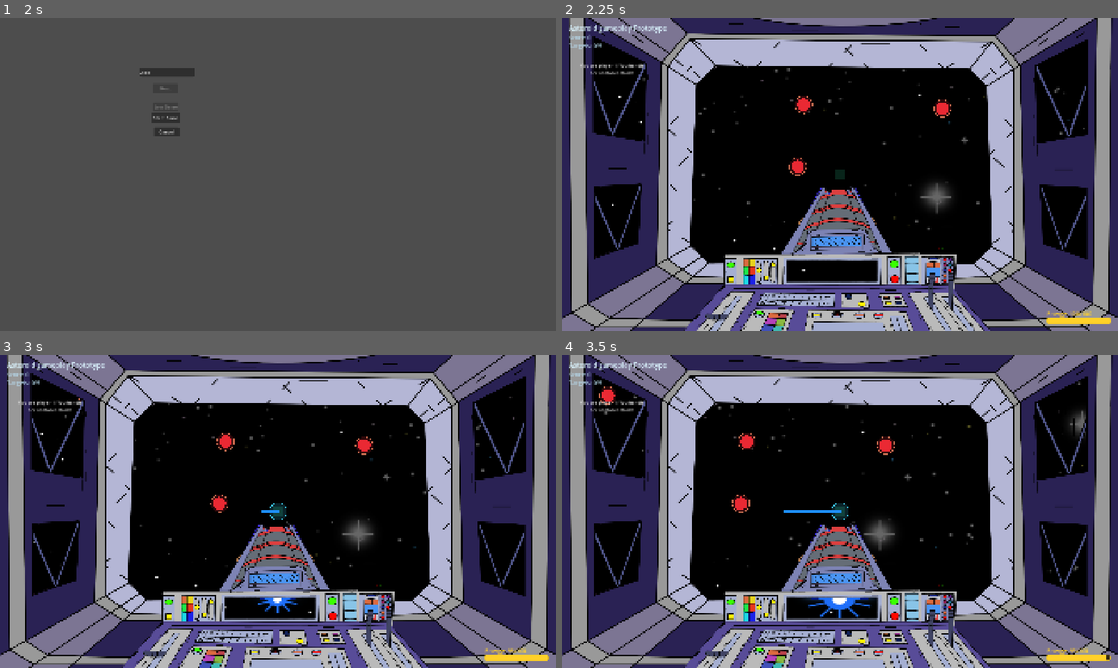
Above: before the commit, frames 1-4 (two rows, left to right).
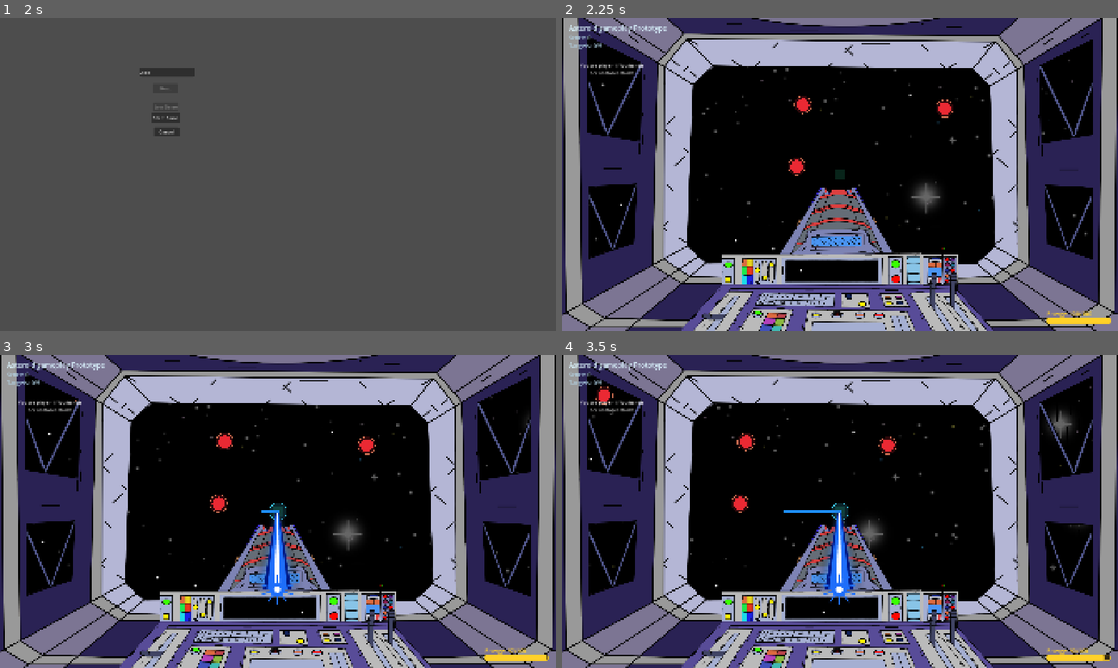
Above: after the commit, the same moments.

Repository: Spudoku/orbital-defense
Game: Godot game, scene res://scenes/control.tscn
Two runs of this game, one before a commit and one after it. Both use one fixed random seed, a clock stepped at 60 frames per second and the inputs below.
Inputs (mouse positions are in pixels of both pictures, inside the frame that each line leads up to):
- Up to frame 1 (2 s): click (166, 71) at 0.52 s; type "Alex" at 0.6 s; click "Host" at 1.25 s
- Up to frame 2 (2.25 s): click "Start Game" at 2 s
- Up to frame 3 (3 s): tap Enter at 2.75 s; hold Right (move_right) from 2.78 s (still down); hold Space from 2.78 s (still down)
- Up to frame 4 (3.5 s): keep holding Right (move_right); keep holding Space

Frame 1 is identical in both runs. In frame 2, 19% of the frame differs, in the area x 0-100%, y 0-100%; in frame 3, 21%; in frame 4, 21%.

Commit message:
semi functional animation thats not behind main

Diff:
--- a/scenes/control.tscn
+++ b/scenes/control.tscn
@@ -11,6 +11,7 @@
 grow_horizontal = 2
 grow_vertical = 2
 script = ExtResource("1_sjmnu")
+testingType = 1
 gameScene = ExtResource("2_r67kn")
 
 [node name="RoomCode" type="LineEdit" parent="." unique_id=1747149072]
--- a/scenes/cursor.tscn
+++ b/scenes/cursor.tscn
@@ -5,27 +5,27 @@
 
 [sub_resource type="AtlasTexture" id="AtlasTexture_ndevg"]
 atlas = ExtResource("2_s0nli")
-region = Rect2(1152, 0, 128, 256)
+region = Rect2(1024, 0, 128, 256)
 
 [sub_resource type="AtlasTexture" id="AtlasTexture_n5qf0"]
 atlas = ExtResource("2_s0nli")
-region = Rect2(1280, 0, 128, 256)
+region = Rect2(1152, 0, 128, 256)
 
 [sub_resource type="AtlasTexture" id="AtlasTexture_pey64"]
 atlas = ExtResource("2_s0nli")
-region = Rect2(1408, 0, 128, 256)
+region = Rect2(1280, 0, 128, 256)
 
 [sub_resource type="AtlasTexture" id="AtlasTexture_xjntw"]
 atlas = ExtResource("2_s0nli")
-region = Rect2(768, 0, 128, 256)
+region = Rect2(1408, 0, 128, 256)
 
 [sub_resource type="AtlasTexture" id="AtlasTexture_xl2q8"]
 atlas = ExtResource("2_s0nli")
-region = Rect2(896, 0, 128, 256)
+region = Rect2(768, 0, 128, 256)
 
 [sub_resource type="AtlasTexture" id="AtlasTexture_km28a"]
 atlas = ExtResource("2_s0nli")
-region = Rect2(1024, 0, 128, 256)
+region = Rect2(896, 0, 128, 256)
 
 [sub_resource type="AtlasTexture" id="AtlasTexture_snjn8"]
 atlas = ExtResource("2_s0nli")
@@ -51,7 +51,7 @@
 atlas = ExtResource("2_s0nli")
 region = Rect2(640, 0, 128, 256)
 
-[sub_resource type="SpriteFrames" id="SpriteFrames_1eco6"]
+[sub_resource type="SpriteFrames" id="SpriteFrames_w4aas"]
 animations = [{
 "frames": [{
 "duration": 1.0,
@@ -62,15 +62,15 @@
 }, {
 "duration": 1.0,
 "texture": SubResource("AtlasTexture_pey64")
+}, {
+"duration": 1.0,
+"texture": SubResource("AtlasTexture_xjntw")
 }],
 "loop": false,
 "name": &"laser_end",
 "speed": 5.0
 }, {
 "frames": [{
-"duration": 1.0,
-"texture": SubResource("AtlasTexture_xjntw")
-}, {
 "duration": 1.0,
 "texture": SubResource("AtlasTexture_xl2q8")
 }, {
@@ -114,15 +114,15 @@
 
 [node name="Camera2D" type="Camera2D" parent="." unique_id=1500826929]
 
-[node name="Laser" type="AnimatedSprite2D" parent="Camera2D" unique_id=1739854030]
-position = Vector2(-5, 179.00002)
-scale = Vector2(2.984375, 1.9140625)
-sprite_frames = SubResource("SpriteFrames_1eco6")
+[node name="Foreground" type="Sprite2D" parent="Camera2D" unique_id=1822071007]
+scale = Vector2(1.038, 1.038)
+texture = ExtResource("1_1eco6")
+
+[node name="Laser" type="AnimatedSprite2D" parent="Camera2D" unique_id=1325919346]
+position = Vector2(-4, 160)
+scale = Vector2(1.738125, 1.6560937)
+sprite_frames = SubResource("SpriteFrames_w4aas")
 animation = &"laser_end"
-
-[node name="Foreground1" type="Sprite2D" parent="Camera2D" unique_id=1390750208]
-scale = Vector2(1.0158924, 1.0382695)
-texture = ExtResource("1_1eco6")
 
 [node name="MultiplayerSynchronizer" type="MultiplayerSynchronizer" parent="." unique_id=1359759773]
 replication_config = SubResource("SceneReplicationConfig_d7ugn")
--- a/scenes/keyboard_tracing_prototype.tscn
+++ b/scenes/keyboard_tracing_prototype.tscn
@@ -18,10 +18,10 @@
 [node name="Level" type="Node2D" unique_id=1750839187]
 script = ExtResource("1_shared")
 
-[node name="Background" type="Sprite2D" parent="." unique_id=1273278089]
+[node name="Background" type="Sprite2D" parent="." unique_id=1836493077]
 z_index = -1
-position = Vector2(1016.99994, 67.99617)
-scale = Vector2(2.0339658, 1.9158505)
+position = Vector2(1017, 67.996)
+scale = Vector2(1.916, 1.916)
 texture = ExtResource("2_hju85")
 
 [node name="LaserLines" type="Node2D" parent="." unique_id=1395298379]
--- a/scripts/keyboard_tracing_prototype.gd
+++ b/scripts/keyboard_tracing_prototype.gd
@@ -5,13 +5,13 @@
 const CURSOR_SCENE = preload("res://scenes/cursor.tscn")
 const MENU_SCENE = preload("res://scenes/control.tscn")
 
-const VIEW_SIZE = Vector2(1920, 1080)
+const VIEW_SIZE = Vector2(1960, 1080)
 const CURSOR_BOX_SIZE = 36.0
 const CURSOR_SPEED = 280.0
 const LASER_RADIUS = 30.0
 const LINE_POINT_MIN_DISTANCE = 4.0
 const MAX_ENERGY = 100.0
-const ENERGY_DRAIN_PER_SECOND = 10.0
+const ENERGY_DRAIN_PER_SECOND = 15.0
 
 # target-related constants
 const TARGET_COUNT = 5
@@ -100,7 +100,6 @@
 		_cursor_position = _cursor.position
 	# _camera.position = _cursor_position
 
-
 	children = _cursor.get_children()
 
 	add_child(_cursor)
@@ -136,7 +135,6 @@
 	laser_animation.play(animation_name)
 	laser_animation.frame = 0
 
-# get the laser animation node from the cursor node
 func _get_laser_animation_node() -> AnimatedSprite2D:
 	for i in range(_cursor.get_child_count()):
 		var child = _cursor.get_child(i)
@@ -146,7 +144,6 @@
 					return grandchild as AnimatedSprite2D
 
 	return null
-
 
 # create laser-target Nodes
 func instantiate_targets() -> void:
@@ -178,15 +175,14 @@
 		# camera position: handled by server
 		# _camera.position = _cursor_position
 
-		# game logic: handled by server
-		# synchronize laser activation via the server so all clients see the same animation
-		var local_pressing: bool = Input.is_key_pressed(KEY_SPACE)
-		if local_pressing != _laser_pressing:
-			_laser_pressing = local_pressing
-			_request_laser_state.rpc(_laser_pressing)
-
-		_laser_was_active = _laser_active
+
+		# TODO: sync with clients
+		var laser_pressed = Input.is_key_pressed(KEY_SPACE)
+
+		request_laser_state.rpc(laser_pressed)
+		var previous_laser_active: bool = _laser_active
 		_laser_active = _laser_state
+		_laser_was_active = previous_laser_active
 
 		# handle laser animation state changes
 		if _laser_active and not _laser_was_active:
@@ -444,7 +440,6 @@
 	if last_point.distance_to(_cursor.position) >= LINE_POINT_MIN_DISTANCE:
 		_current_line.add_point(_cursor.position)
 
-
 # rendering: handled by clients
 func _draw_laser() -> void:
 	if not _laser_active:
@@ -483,10 +478,8 @@
 
 	# player 1: horizontal input
 	if my_id == GameManager.player1:
-		if Input.is_key_pressed(KEY_LEFT):
-			movement.x -= 1.0
-		if Input.is_key_pressed(KEY_RIGHT):
-			movement.x += 1.0
+		movement.x = Input.get_axis("move_left", "move_right")
+
 	if my_id == GameManager.player2:
 		movement.y = Input.get_axis("move_up", "move_down")
 
@@ -563,6 +556,7 @@
 	if not multiplayer.is_server():
 		return
 
+
 	var next_position: Vector2 = _cursor.position + movement.normalized() * CURSOR_SPEED * delta
 	next_position.x = clampf(next_position.x, CURSOR_BOX_SIZE * 0.5, VIEW_SIZE.x - CURSOR_BOX_SIZE * 0.5)
 	next_position.y = clampf(next_position.y, CURSOR_BOX_SIZE * 0.5, VIEW_SIZE.y - CURSOR_BOX_SIZE * 0.5)
@@ -572,17 +566,33 @@
 
 	energy = maxf(0.0, energy - ENERGY_DRAIN_PER_SECOND * delta)
 	_cursor.position = next_position
+	_cursor_position = _cursor.position
+
 	pass
 
-# laser animation functions
-# activation: handled by clients, but synchronized via server
-@rpc("any_peer", "call_local", "unreliable")
-func _request_laser_state(active: bool) -> void:
-	if not multiplayer.is_server():
-		return
-	_sync_laser_state.rpc(active)
-
-@rpc("any_peer", "call_local", "unreliable")
+@rpc("any_peer", "call_local", "reliable")
+func request_laser_state(pressed: bool) -> void:
+	if not multiplayer.is_server():
+		return
+
+	var sender_id = multiplayer.get_remote_sender_id()
+	GameManager._active_laser_peers[sender_id] = pressed
+
+	var any_button_down = false
+	for peer_id in GameManager._active_laser_peers:
+		if GameManager._active_laser_peers[peer_id] == true:
+			any_button_down = true
+			break
+
+	_laser_state = any_button_down
+	_sync_laser_state.rpc(any_button_down)
+
+	if _laser_active != any_button_down:
+		_laser_active = any_button_down
+		sync_laser_active(any_button_down)
+	pass
+
+@rpc("any_peer", "call_local", "reliable")
 func _sync_laser_state(active: bool) -> void:
 	_laser_state = active
 
@@ -608,3 +618,14 @@
 		return
 	if laser_animation.animation == "laser_end" and not laser_animation.is_playing():
 		laser_animation.visible = false
+		laser_animation.stop()
+	elif laser_animation.animation == "laser_hold" or laser_animation.animation == "laser_start":
+		if not laser_animation.is_playing():
+			laser_animation.visible = false
+			laser_animation.stop()
+
+@rpc("authority", "call_local", "reliable")
+func sync_laser_active(active: bool) -> void:
+	_laser_active = active
+	pass
+#endregion
